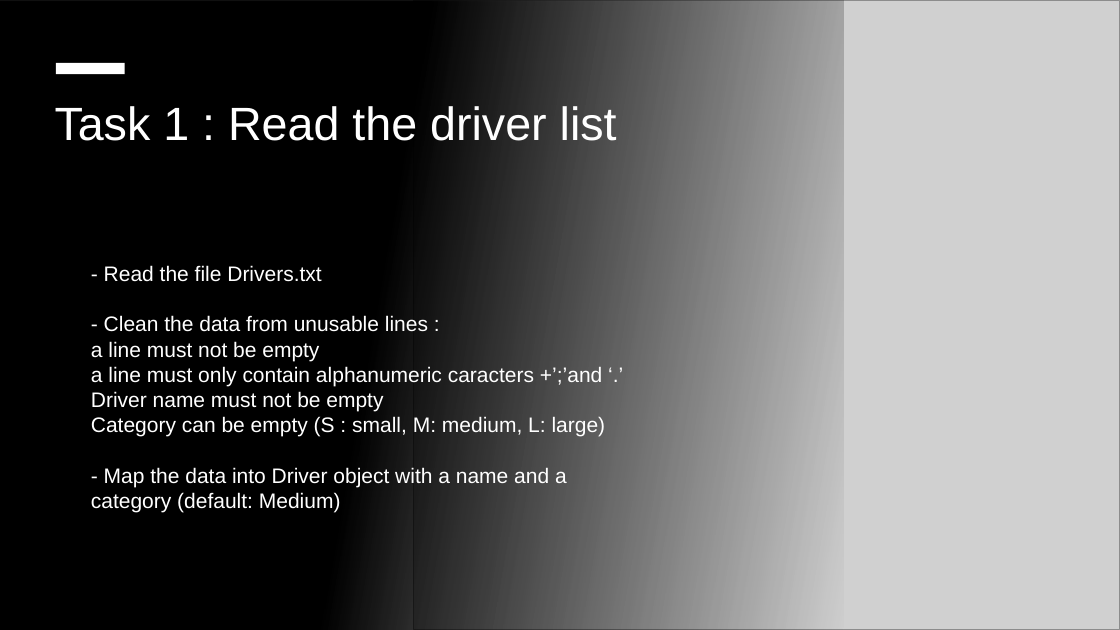
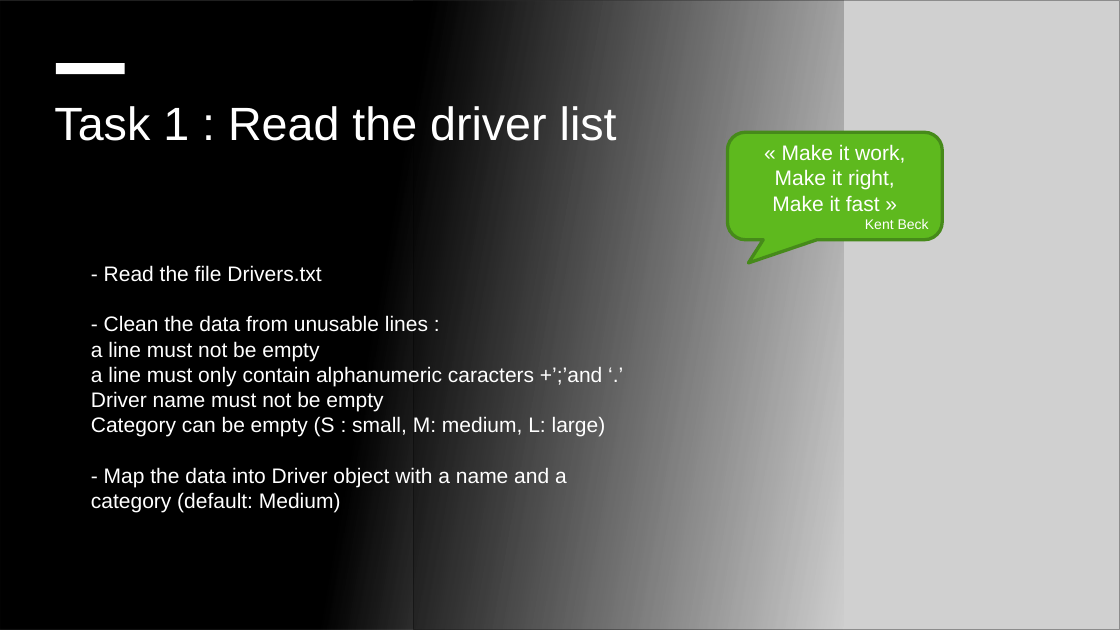
Before and after one commit to willcode4fun/javatraining, a slide deck: slide 2 of docs/Java Training Lab advanced.pptx. Drawn at 1120x630 pixels with LibreOffice and Linux fonts; fonts in the diff are those of the drawing; grey boxes stand for pictures; background and template pictures are left out. Boxes give left, top, right and bottom in pixels: in the first picture for what was removed or moved away, otherwise in the second. Text is boxed around its words. In the diff, an @@ line names an element or a change of style, - is before the commit and + after.

```diff
--- a/docs/Java Training Lab advanced.pptx
+++ b/docs/Java Training Lab advanced.pptx
@@ rounded speech box added at box(727, 132, 942, 239), fill #5EB91E, outline #468A1A 2.83 pt, 18 pt, text #FFFFFF @@
+« Make it work,
+Make it right,
+Make it fast »
+Kent Beck
```
Also in this commit, not shown: 2 other files.
